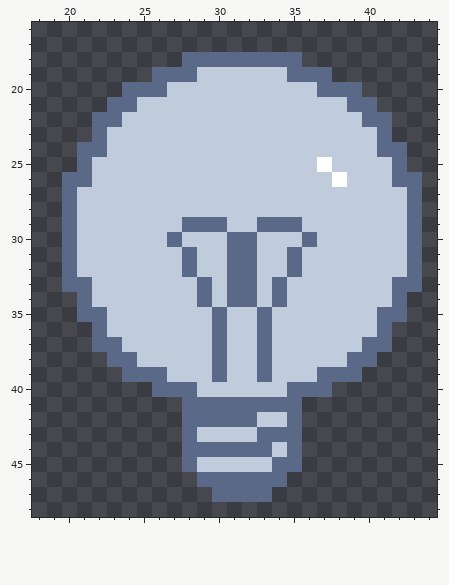
One commit to this pixel-art sprite: assets/sprites/characters/bulb.png. This is how it looked before the edit.
The file is 64x64 pixels. Shown: x 18..44, y 16..48.
After:
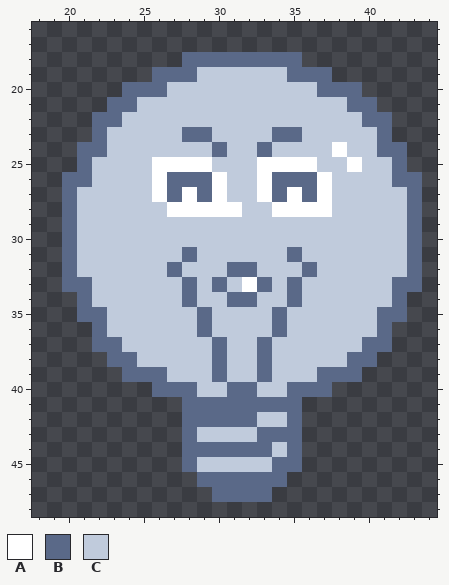
Palette (. is transparent): A #ffffff  B #5a6988  C #c0cbdc
The edit:
@@ x 24..41 @@
 22 CCCCCCCCCCCCCCCCBB
-23 CCCCCCCCCCCCCCCCCB
-24 CCCCCCCCCCCCCCCCCB
-25 CCCCCCCCCCCCCACCCC
-26 CCCCCCCCCCCCCCACCC
-27 CCCCCCCCCCCCCCCCCC
-28 CCCCCCCCCCCCCCCCCC
-29 CCCCBBBCCBBBCCCCCC
-30 CCCBCCCBBCCCBCCCCC
-31 CCCCBCCBBCCBCCCCCC
-32 CCCCBCCBBCCBCCCCCC
-33 CCCCCBCBBCBCCCCCCC
-34 CCCCCBCBBCBCCCCCCC
-35 CCCCCCBCCBCCCCCCCB
-36 CCCCCCBCCBCCCCCCCB
+23 CCCCBBCCCCBBCCCCCB
+24 CCCCCCBCCBCCCCACCB
+25 CCAAAACCCAAAACCACC
+26 CCABBBACCABBBACCCC
+27 CCABABACCABABACCCC
+28 CCCAAAAACCAAAACCCC
+29 CCCCCCCCCCCCCCCCCC
+30 CCCCCCCCCCCCCCCCCC
+31 CCCCBCCCCCCBCCCCCC
+32 CCCBCCCBBCCCBCCCCC
+33 CCCCBCBCABCBCCCCCC
+34 CCCCBCCBBCCBCCCCCC
+35 CCCCCBCCCCBCCCCCCB
+36 CCCCCBCCCCBCCCCCCB
 37 CCCCCCBCCBCCCCCCBB
@@ x 29..34 @@
 39 CBCCBC
-40 CCCCCC
+40 CCBBCC
 41 BBBBBB
Pixel boxes of the changes (left, top, right, bottom) in both pictures:
changed: (152, 127, 362, 337)
changed: (227, 382, 257, 397)
